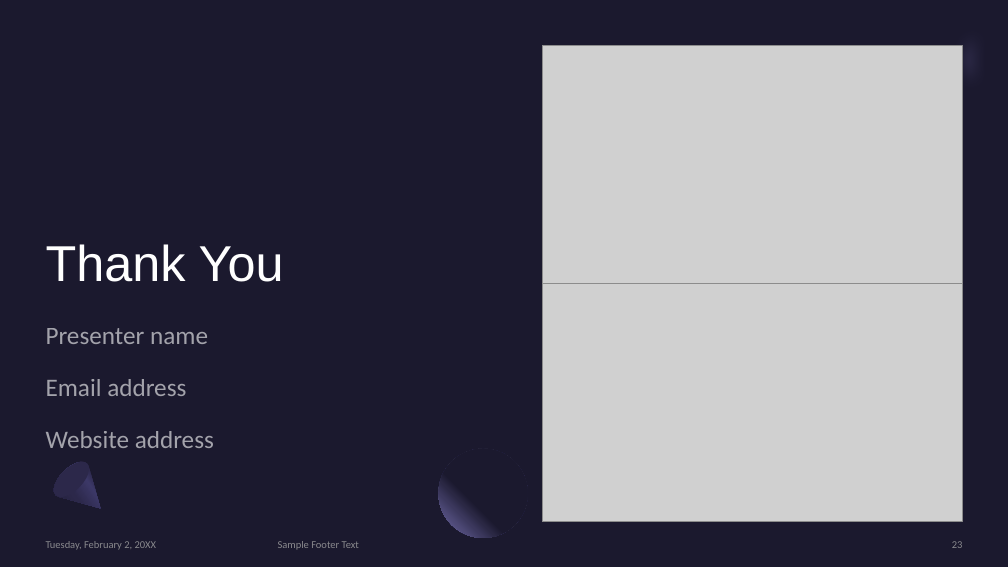
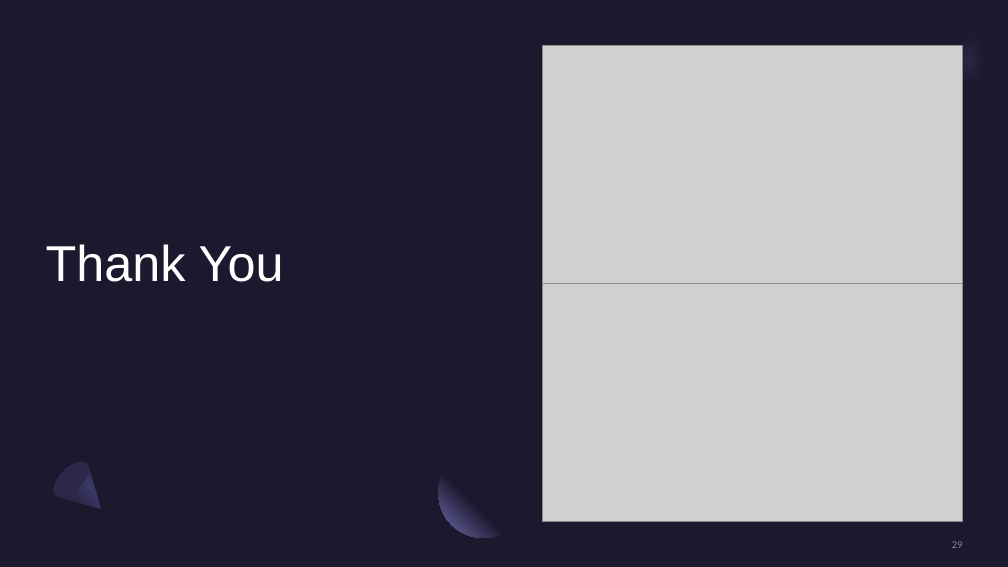
Before and after one commit to draidyn/ATMApplication, a slide deck: slide 29 of FinalPresentationClassDiagram.pptx (slide 23 before the commit). Drawn at 1008x567 pixels with LibreOffice and Linux fonts; fonts in the diff are those of the drawing; grey boxes stand for pictures. Boxes give left, top, right and bottom in pixels: in the first picture for what was removed or moved away, otherwise in the second. Text is boxed around its words. In the diff, an @@ line names an element or a change of style, - is before the commit and + after.

```diff
--- a/FinalPresentationClassDiagram.pptx
+++ b/FinalPresentationClassDiagram.pptx
@@ subtitle removed at (x1=46, y1=328, x2=214, y2=448) @@
-Presenter name
-Email address
-Website address
@@ text removed at (x1=46, y1=541, x2=157, y2=550) @@
-Tuesday, February 2, 20XX
@@ text removed at (x1=278, y1=541, x2=359, y2=549) @@
-Sample Footer Text
```
Also in this commit, not shown: 16 other slides changed, 7 slides added, 1 slide removed.
